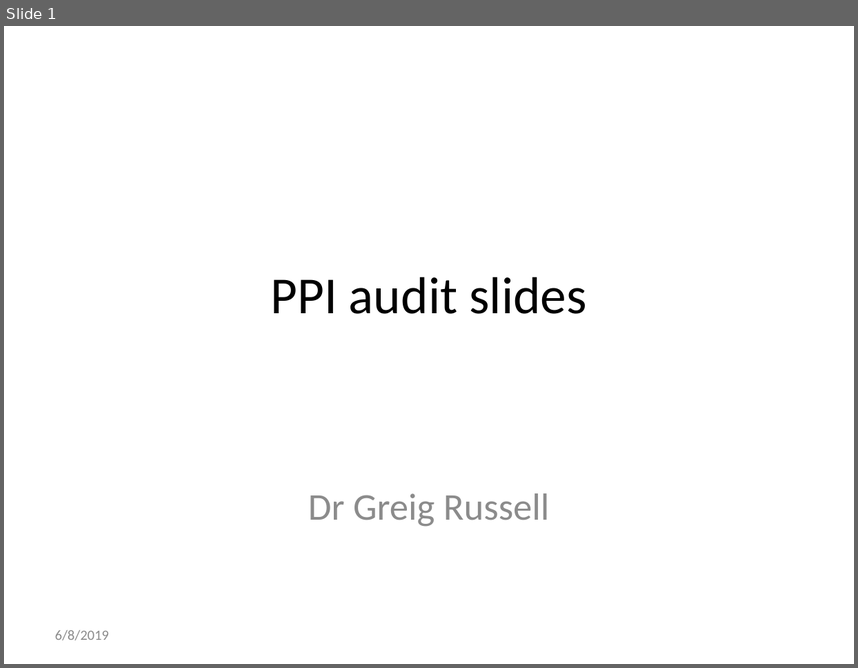
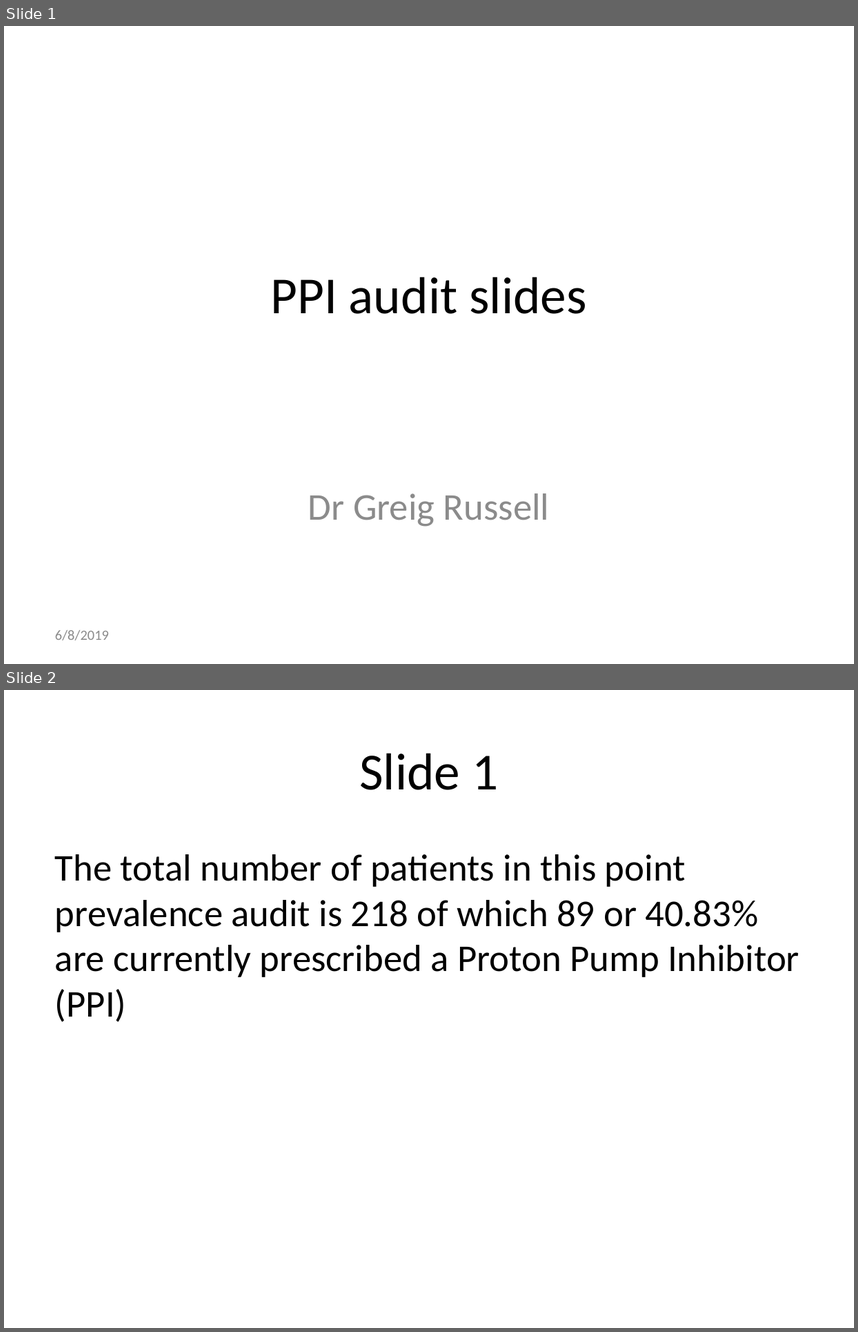
Before and after one commit to GreigR/PPI_2019, a slide deck: PPI_slides.pptx. Shown one above the other, each under a label of ours: slide 1 before the commit, slides 1 and 2 after it. The pictures are 858x668 and 858x1332 pixels, drawn with LibreOffice and Linux fonts; fonts in the diff are those of the drawing. Boxes give left, top, right and bottom in pixels: in the first picture for what was removed or moved away, otherwise in the second. Text is boxed around its words. In the diff, an @@ line names an element or a change of style, - is before the commit and + after.

```diff
--- a/PPI_slides.pptx
+++ b/PPI_slides.pptx
@@ slide 2 added at box(4, 690, 854, 1328), background #FFFFFF @@
@@ title added at box(359, 753, 498, 790), 44 pt, text #000000 @@
+Slide 1
@@ text added at box(55, 854, 800, 1022), 32 pt, text #000000 @@
+The total number of patients in this point prevalence audit is 218 of which 89 or 40.83% are currently prescribed a Proton Pump Inhibitor (PPI)
```
Also in this commit, not shown: 17 other slides added, 2 other files.
